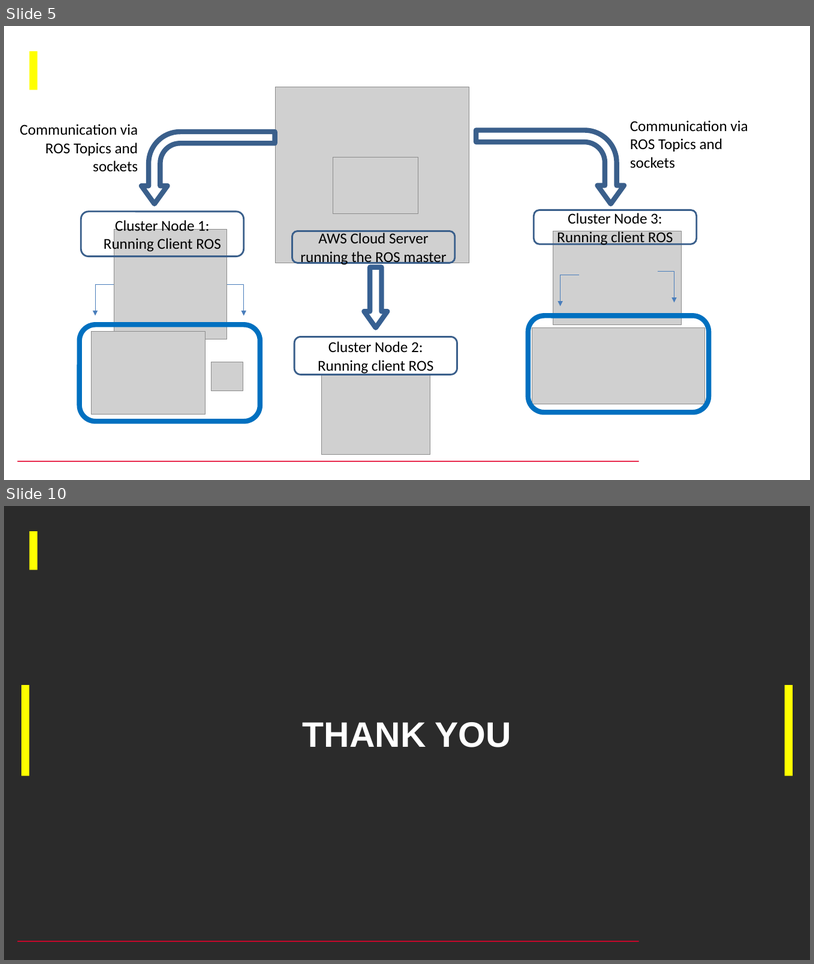
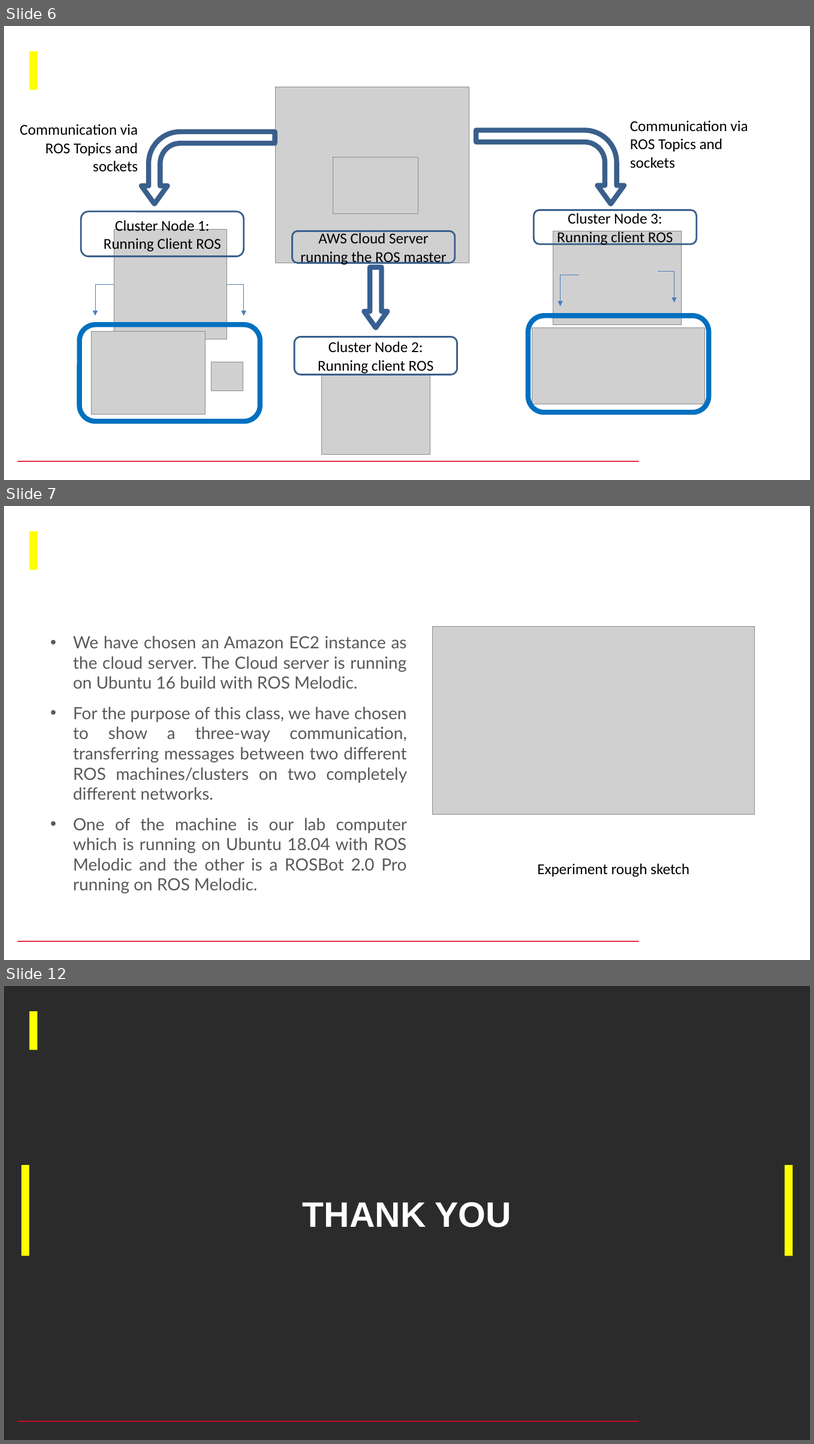
Before and after one commit to swarnabha13/CSCE643_Robotics_and_Spatial_Intelligence, a slide deck: 643 Final project.pptx. Shown one above the other, each under a label of ours: slides 5 and 10 before the commit, slides 6, 7 and 12 after it; the slides between them are not shown. The pictures are 814x964 and 814x1444 pixels, drawn with LibreOffice and Linux fonts; fonts in the diff are those of the drawing; grey boxes stand for pictures; background and template pictures are left out; a plain dark background stands for a picture behind light text. Boxes give left, top, right and bottom in pixels: in the first picture for what was removed or moved away, otherwise in the second. Text is boxed around its words. In the diff, an @@ line names an element or a change of style, - is before the commit and + after.

```diff
--- a/643 Final project.pptx
+++ b/643 Final project.pptx
@@ slide 7 added at bbox=[4, 506, 810, 960], background #FFFFFF; not listed: 2 template elements that a slide beside it also shows @@
@@ picture added at bbox=[433, 627, 755, 814] @@
@@ text added at bbox=[73, 636, 407, 893], 20 pt, text #595959 @@
+• We have chosen an Amazon EC2 instance as the cloud server. The Cloud server is running on Ubuntu 16 build with ROS Melodic.
+• For the purpose of this class, we have chosen to show a three-way communication, transferring messages between two different ROS machines/clusters on two completely different networks.
+• One of the machine is our lab computer which is running on Ubuntu 18.04 with ROS Melodic and the other is a ROSBot 2.0 Pro running on ROS Melodic.
@@ title added at bbox=[139, 858, 166, 870], 28 pt, text #FFFFFF, bold @@
+Approach taken and architecture so far
@@ text added at bbox=[537, 863, 690, 877], 18 pt, text #000000 @@
+Experiment rough sketch
@@ what was slide 5 is now slide 6 @@
@@ what was slide 10 is now slide 12 @@
```
Also in this commit, not shown: 4 slides changed, 3 other slides added, 2 slides removed.
